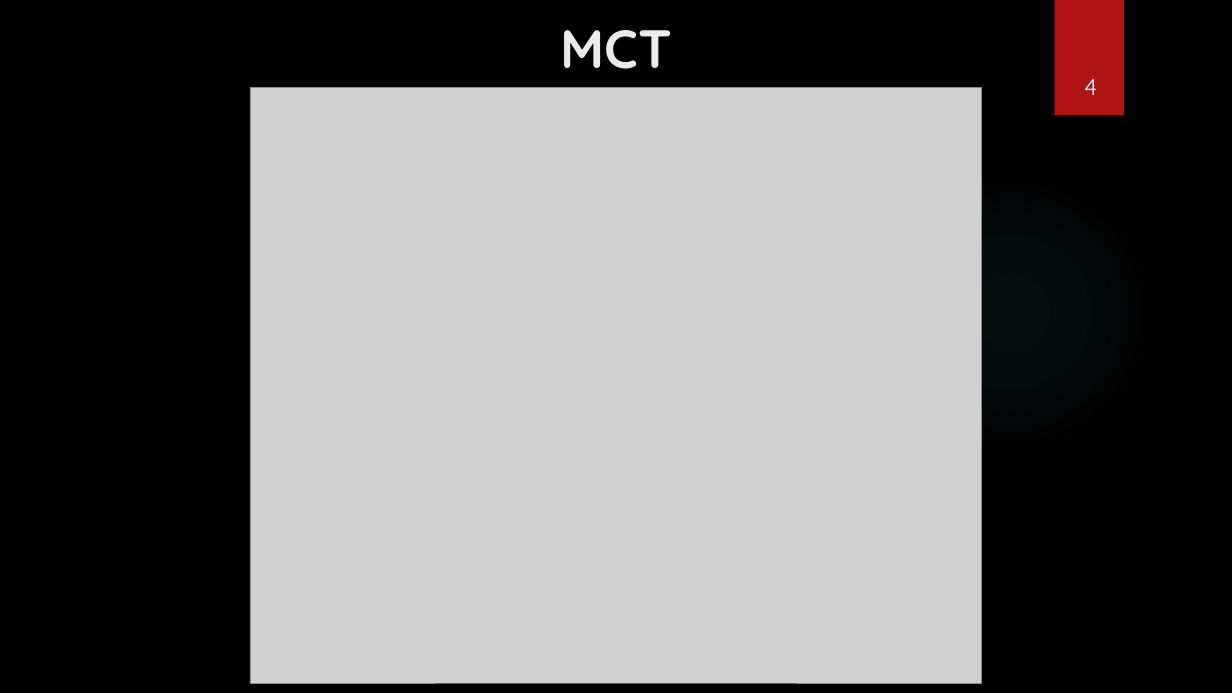
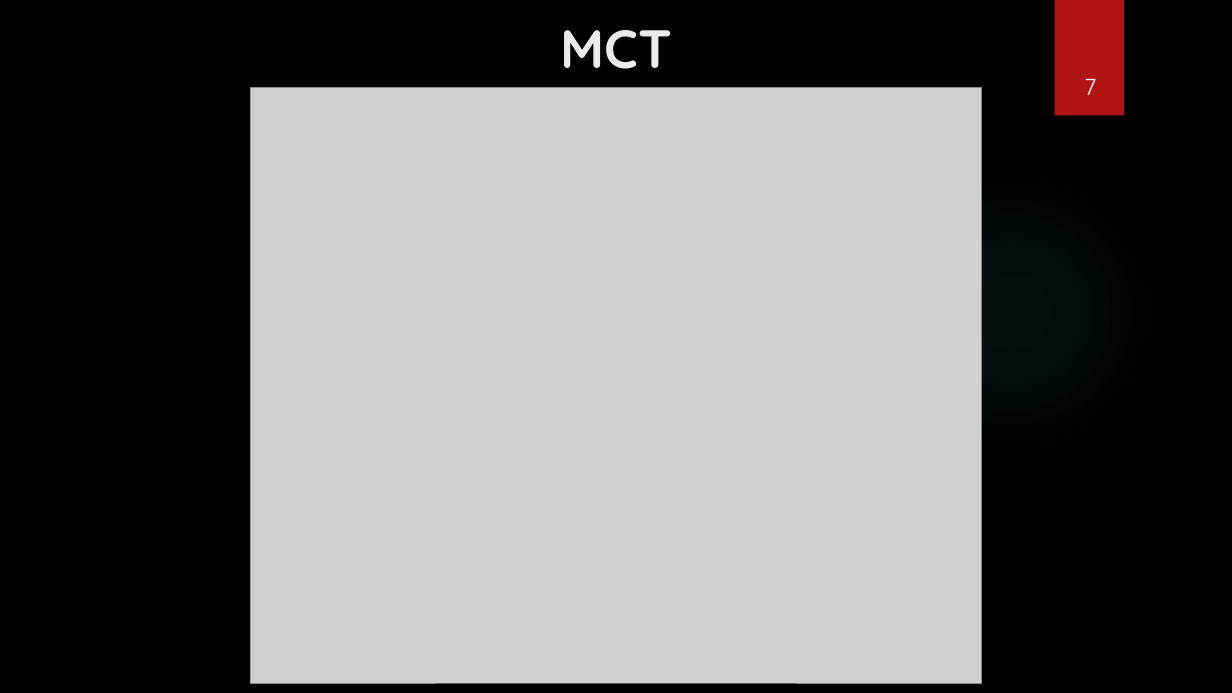
Before and after one commit to Lucasmouchague/etude_de_cas_merise, a slide deck: slide 7 of Projet Merise.pptx (slide 4 before the commit). Drawn at 1232x693 pixels with LibreOffice and Linux fonts; fonts in the diff are those of the drawing; grey boxes stand for pictures; background and template pictures are left out. Boxes give left, top, right and bottom in pixels: in the first picture for what was removed or moved away, otherwise in the second. Text is boxed around its words. In the diff, an @@ line names an element or a change of style, - is before the commit and + after.

```diff
--- a/Projet Merise.pptx
+++ b/Projet Merise.pptx
@@ text at [1084, 79, 1096, 95]: text changed @@
-4
+7
```
Also in this commit, not shown: 3 other slides changed, 3 slides added.
